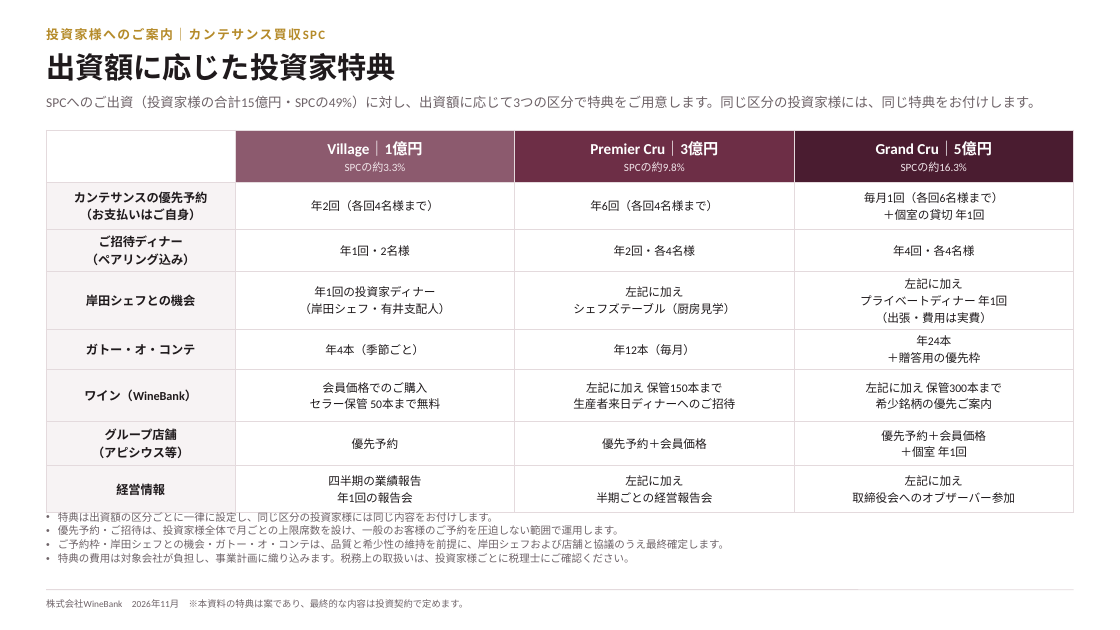
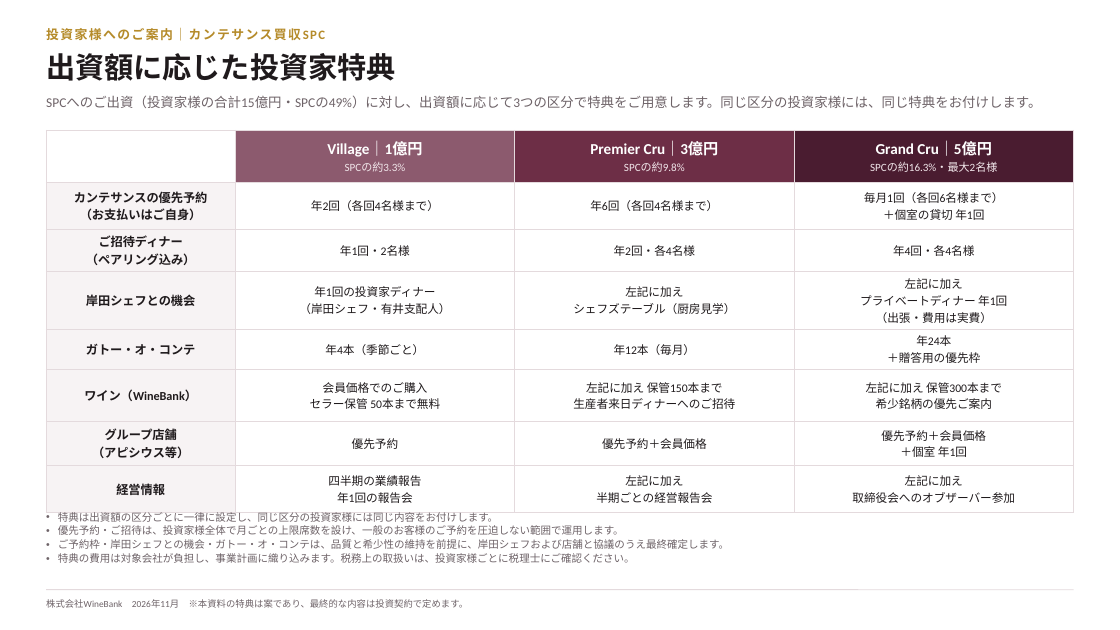
Before and after one commit to nakano-winebank/wine-auction, a slide deck: slide 1 of M&A/カンテサンス/投資家特典_1億3億5億_20261109.pptx. Drawn at 1120x630 pixels with LibreOffice and Linux fonts; fonts in the diff are those of the drawing. Boxes give left, top, right and bottom in pixels: in the first picture for what was removed or moved away, otherwise in the second. Text is boxed around its words. In the diff, an @@ line names an element or a change of style, - is before the commit and + after.

```diff
--- a/M&A/カンテサンス/投資家特典_1億3億5億_20261109.pptx
+++ b/M&A/カンテサンス/投資家特典_1億3億5億_20261109.pptx
@@ table at box(46, 130, 1075, 507) @@
-row 1, column 4: Grand Cru｜5億円 / SPCの約16.3%
+row 1, column 4: Grand Cru｜5億円 / SPCの約16.3%・最大2名様
```
Also in this commit, not shown: 4 other files.
